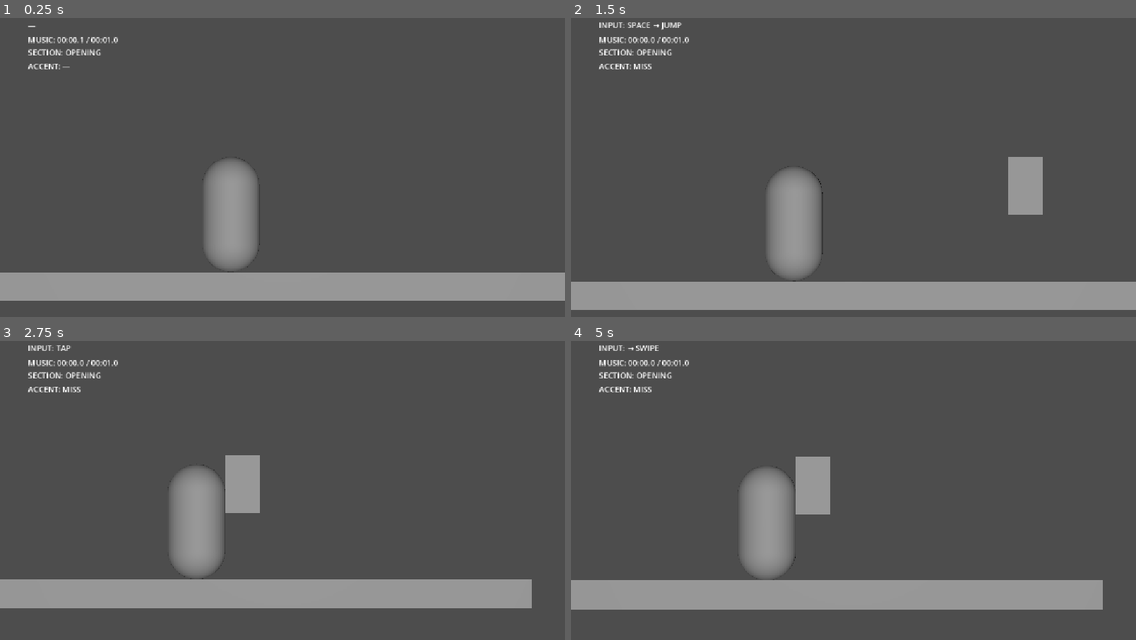
Above: before the commit, frames 1-4 (two rows, left to right).
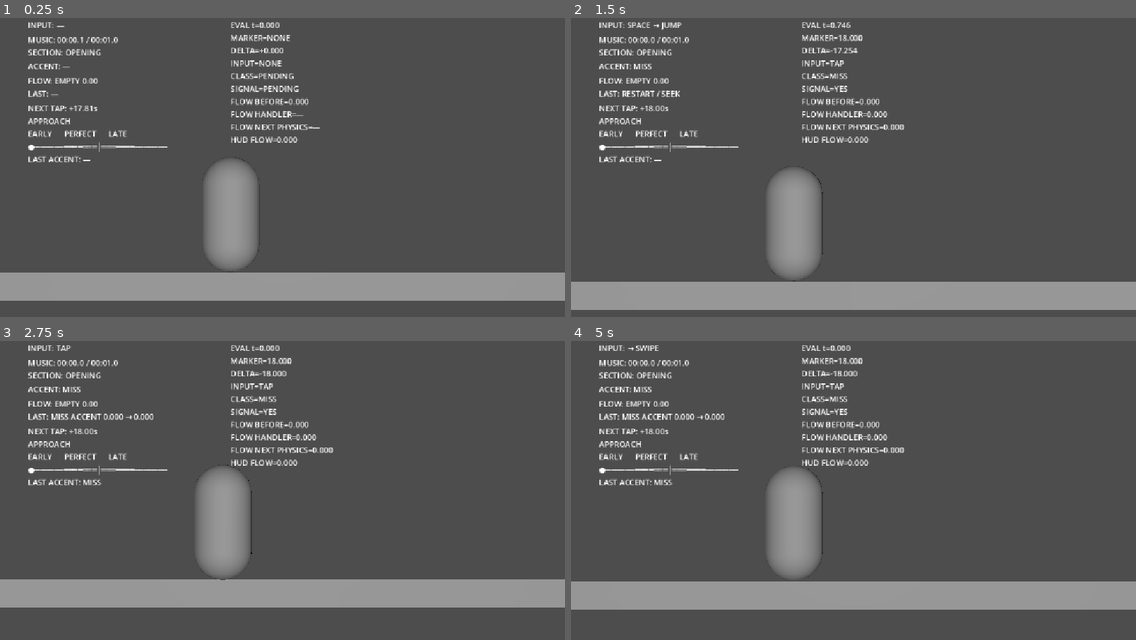
Above: after the commit, the same moments.

Repository: cemtheman/pasderun
Game: Godot game, scene res://scenes/gameplay/generated/graceful_opening_00_30_runtime.tscn
Same seed, same stepped clock (60 frames per second), same inputs: the game is played once before the commit and once after it. Before the commit the project starts from res://scenes/gameplay/vertical_slice_01.tscn. Sound files missing from this copy of the repository are replaced by a short silence.
Inputs (mouse positions are in pixels of both pictures, inside the frame that each line leads up to):
- Up to frame 1 (0.25 s): no input
- Up to frame 2 (1.5 s): move the mouse to (977, 143) at 0.52 s; click (977, 143) at 0.67 s; tap Space (jump) at 0.77 s; drag from (740, 173) to (825, 221) at 1.27 s
- Up to frame 3 (2.75 s): move the mouse to (339, 412) at 2.02 s; click (339, 412) at 2.17 s
- Up to frame 4 (5 s): drag from (825, 544) to (684, 433) at 2.77 s; move the mouse to (1023, 529) at 3.52 s; click (1023, 529) at 3.67 s; tap Space (jump) at 3.77 s; drag from (684, 433) to (768, 400) at 4.27 s

The runs differ from the first frame. In frame 1, 2.4% of the frame differs, in the area x 4-57%, y 1-49%; in frame 2, 3.6%; in frame 3, 7.5%; in frame 4, 7.7%, in the area x 0-100%, y 1-90%.

Commit message:
fix: launch current runtime scene in web build

Diff:
--- a/project.godot
+++ b/project.godot
@@ -11,7 +11,7 @@
 [application]
 
 config/name="Pas de Run"
-run/main_scene="uid://blf6l5vi6n1lp"
+run/main_scene="res://scenes/gameplay/generated/graceful_opening_00_30_runtime.tscn"
 config/features=PackedStringArray("4.7", "Mobile")
 config/icon="res://icon.svg"
 
Not shown, added: vercel.json
Not shown, added: tools/music_analyzer/test_web_launch_config.py
